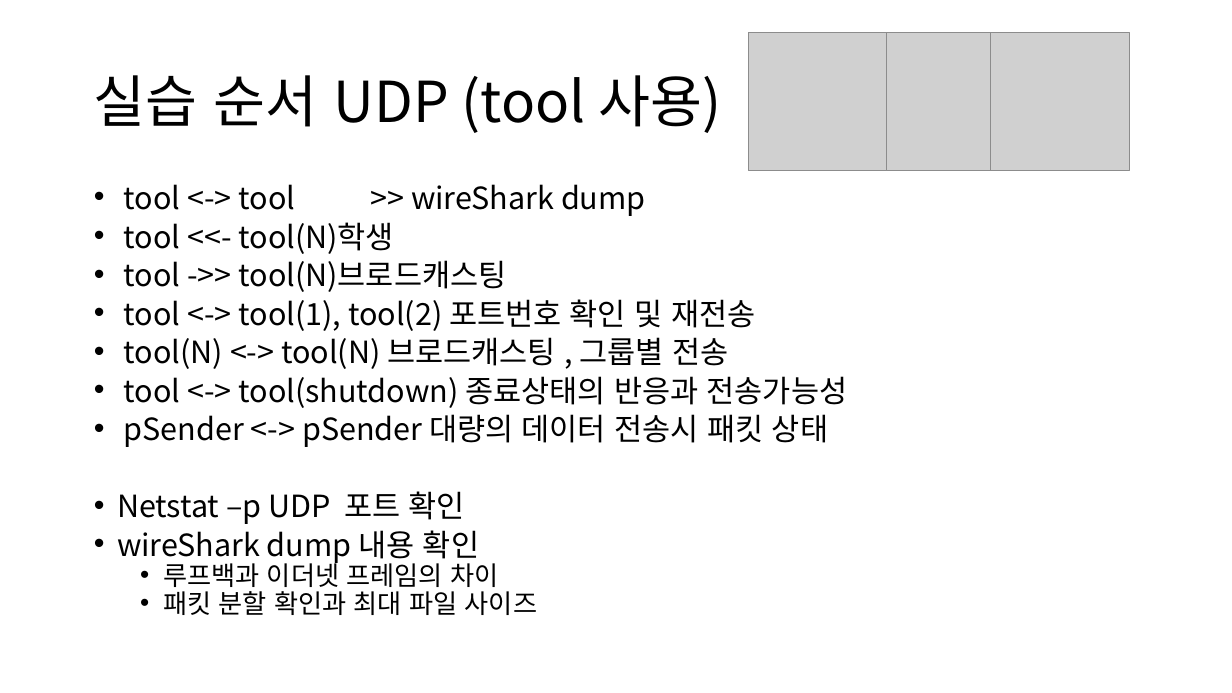
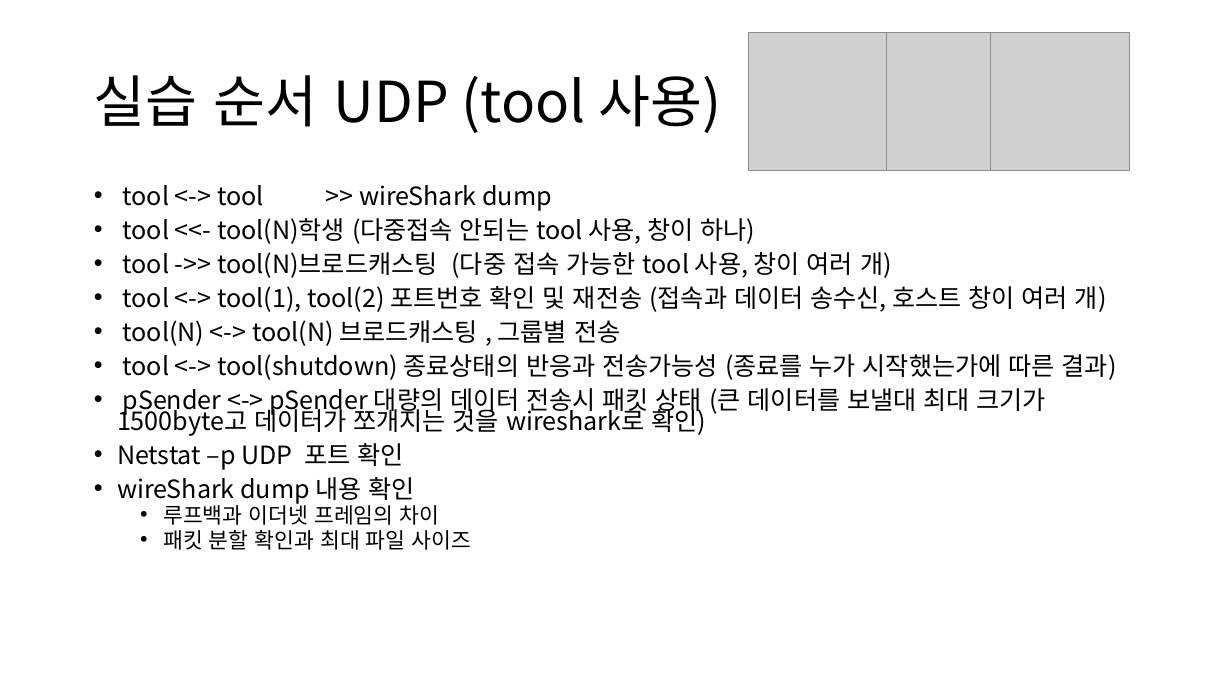
Before and after one commit to JH2516/ServerProgramming-Edu., a slide deck: slide 9 of 5주차 6주차 UDP 프로그래밍.pptx. Drawn at 1232x693 pixels with LibreOffice and Linux fonts; fonts in the diff are those of the drawing; grey boxes stand for pictures. Boxes give left, top, right and bottom in pixels: in the first picture for what was removed or moved away, otherwise in the second. Text is boxed around its words. In the diff, an @@ line names an element or a change of style, - is before the commit and + after.

```diff
--- a/5주차 6주차 UDP 프로그래밍.pptx
+++ b/5주차 6주차 UDP 프로그래밍.pptx
@@ text at (117,185,620,550): size 23.8 to 19.6 pt in "tool <-> tool >> wireShark dump", "tool(N) <-> tool(N) 브로드캐스팅 , 그룹별 전송", "Netstat –p UDP 포트 확인", "wireShark dump 내용 확인"; size 20.4 to 16.8 pt in "루프백과 이더넷 프레임의 차이", "패킷 분할 확인과 최대 파일 사이즈" @@
@@ text at (123,218,1107,312): text changed; size 23.8 to 19.6 pt @@
-• tool <<- tool(N)학생
-• tool ->> tool(N)브로드캐스팅
-• tool <-> tool(1), tool(2) 포트번호 확인 및 재전송
+• tool <<- tool(N)학생 (다중접속 안되는 tool 사용, 창이 하나)
+• tool ->> tool(N)브로드캐스팅 (다중 접속 가능한 tool 사용, 창이 여러 개)
+• tool <-> tool(1), tool(2) 포트번호 확인 및 재전송 (접속과 데이터 송수신, 호스트 창이 여러 개)
@@ text at (117,354,1116,436): text changed; size 23.8 to 19.6 pt @@
-• tool <-> tool(shutdown) 종료상태의 반응과 전송가능성
-• pSender <-> pSender 대량의 데이터 전송시 패킷 상태
+• tool <-> tool(shutdown) 종료상태의 반응과 전송가능성 (종료를 누가 시작했는가에 따른 결과)
+• pSender <-> pSender 대량의 데이터 전송시 패킷 상태 (큰 데이터를 보낼대 최대 크기가 1500byte고 데이터가 쪼개지는 것을 wireshark로 확인)
```
Also in this commit, not shown: 1 other slide changed, 10 other files.
